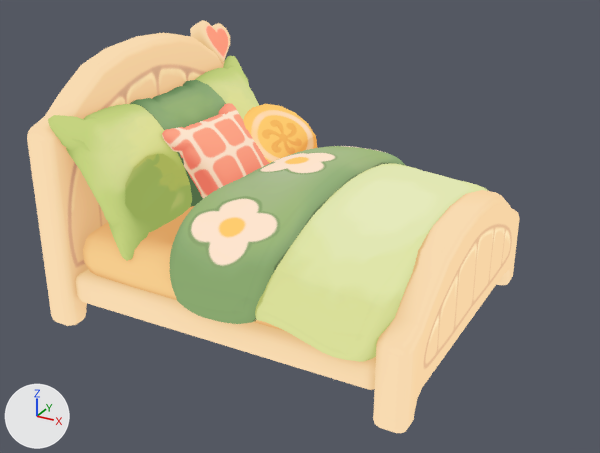
What one commit did to the glTF model public/props/bed.glb.
The view is the same before and after, from a 50 mm lens placed at (2.37, -4.18, 2.63), pointed at (-0.1, 0.31, 0.38). Arrows for +X, +Y and +Z are at lower left; the lights stay in place. The picture after the commit comes second.

In view in the first picture: 'Circle_Material_0', 'Plane.001_Material_0', 'Plane.002_Material_0', 'Plane.003_Material_0', 'Plane.004_Material_0', 'Plane.005_Material_0', 'Plane.006_Material_0', 'Plane.007_Material_0', 'Plane.008_Material_0', 'Plane.009_Material_0', 'Plane_Material_0'.
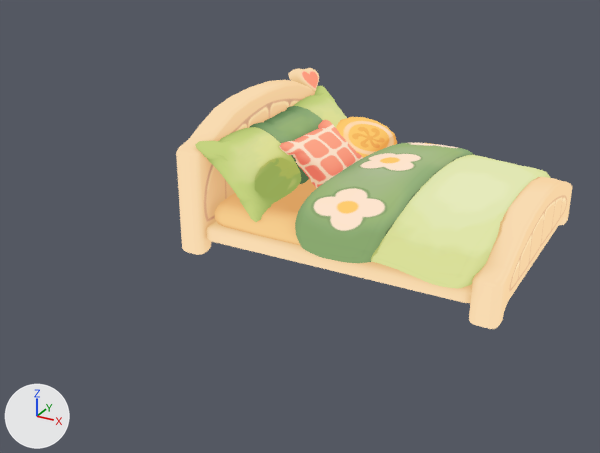
ob_sketchfab_model is not drawn itself; it is the parent of ob_anchor_lie, ob_f2850383796243d988ab1576f785a2f0_fbx.

Changed parts and their boxes (x1, y1, x2, y2) in the pictures (600 x 453 px):
```json
{"object": "Plane.001_Material_0", "change": "moved", "before": [255, 163, 488, 362], "after": [371, 155, 550, 289]}
{"object": "Plane.003_Material_0", "change": "moved", "before": [170, 146, 406, 324], "after": [295, 143, 474, 263]}
{"object": "Plane_Material_0", "change": "moved", "before": [27, 33, 224, 326], "after": [176, 80, 315, 255]}
{"object": "Plane.008_Material_0", "change": "moved", "before": [373, 190, 520, 433], "after": [469, 177, 572, 329]}
{"object": "Plane.004_Material_0", "change": "moved", "before": [48, 56, 259, 261], "after": [196, 86, 347, 222]}
{"object": "Plane.009_Material_0", "change": "moved", "before": [76, 269, 376, 390], "after": [207, 221, 472, 303]}
{"object": "Plane.005_Material_0", "change": "moved", "before": [162, 103, 269, 198], "after": [279, 120, 363, 188]}
{"object": "Plane.002_Material_0", "change": "moved", "before": [83, 206, 282, 330], "after": [215, 179, 379, 264]}
{"object": "Plane.006_Material_0", "change": "moved", "before": [130, 80, 226, 207], "after": [249, 106, 323, 184]}
{"object": "Plane.007_Material_0", "change": "moved", "before": [243, 104, 318, 163], "after": [336, 117, 397, 158]}
{"object": "Circle_Material_0", "change": "moved", "before": [190, 20, 230, 64], "after": [288, 68, 319, 92]}
```

The change, as JSON lines over the scene's bpy script:
```json
{"op": "add", "block": "ob_sketchfab_model", "code": "ob_sketchfab_model.parent = ob_bed"}
{"op": "add", "block": "ob_bed", "code": ["ob_bed = bpy.data.objects.new('bed', None)", "ob_bed.location = (0.1, 1.224, 0.0)", "ob_bed.scale = (1.0, 1.0, 0.638)"]}
```
